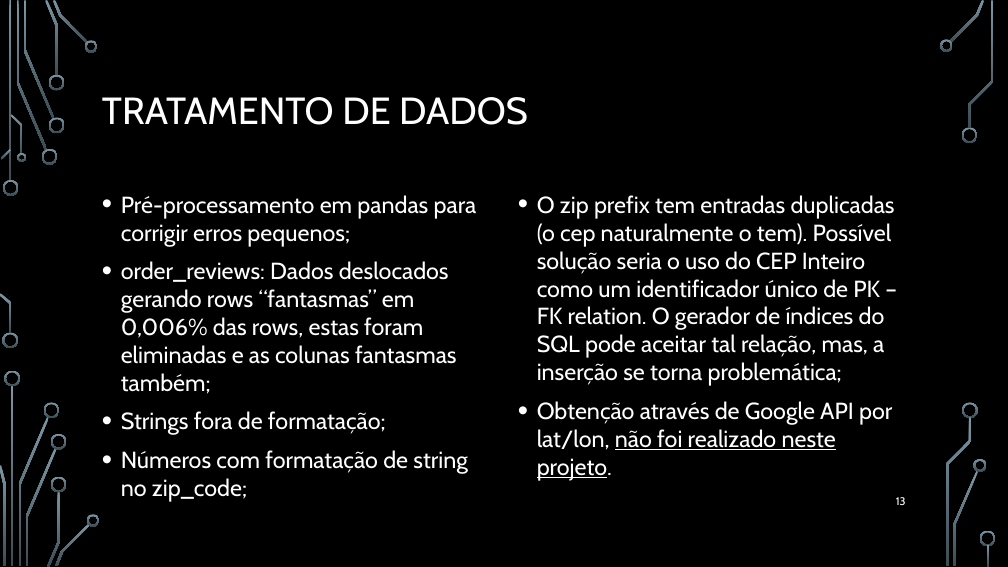
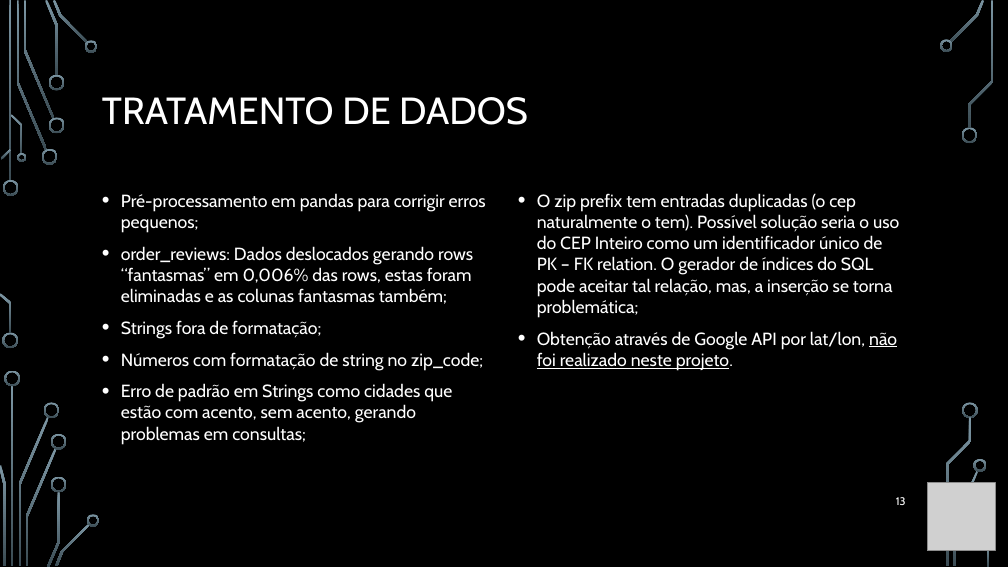
Before and after one commit to WilianCavassin/DataEngineer_Olist, a slide deck: slide 13 of Presentations/Work at olist [Autosaved].pptx. Drawn at 1008x567 pixels with LibreOffice and Linux fonts; fonts in the diff are those of the drawing; grey boxes stand for pictures; background and template pictures are left out. Boxes give left, top, right and bottom in pixels: in the first picture for what was removed or moved away, otherwise in the second. Text is boxed around its words. In the diff, an @@ line names an element or a change of style, - is before the commit and + after.

Commit message:
Inserção de API e código de teste

```diff
--- a/Presentations/Work at olist [Autosaved].pptx
+++ b/Presentations/Work at olist [Autosaved].pptx
@@ text at [121,193,486,370]: size 22.2 to 16.8 pt in "Pré-processamento em pandas para corrigir erros pequenos;", "order_reviews: Dados deslocados gerando rows “fantasmas” em ...", "Strings fora de formatação;", "Números com formatação de string no zip_code;" @@
@@ text "O zip prefix tem entradas ..." at [537,193,899,370]: size 22.2 to 16.8 pt @@
@@ text at [121,383,452,444]: paragraph added @@
+• Erro de padrão em Strings como cidades que estão com acento, sem acento, gerando problemas em consultas;
@@ picture added at [927,483,995,551] @@
```
Also in this commit, not shown: 9 other slides changed, 5 slides added, 3 slides removed, 7 other files.
